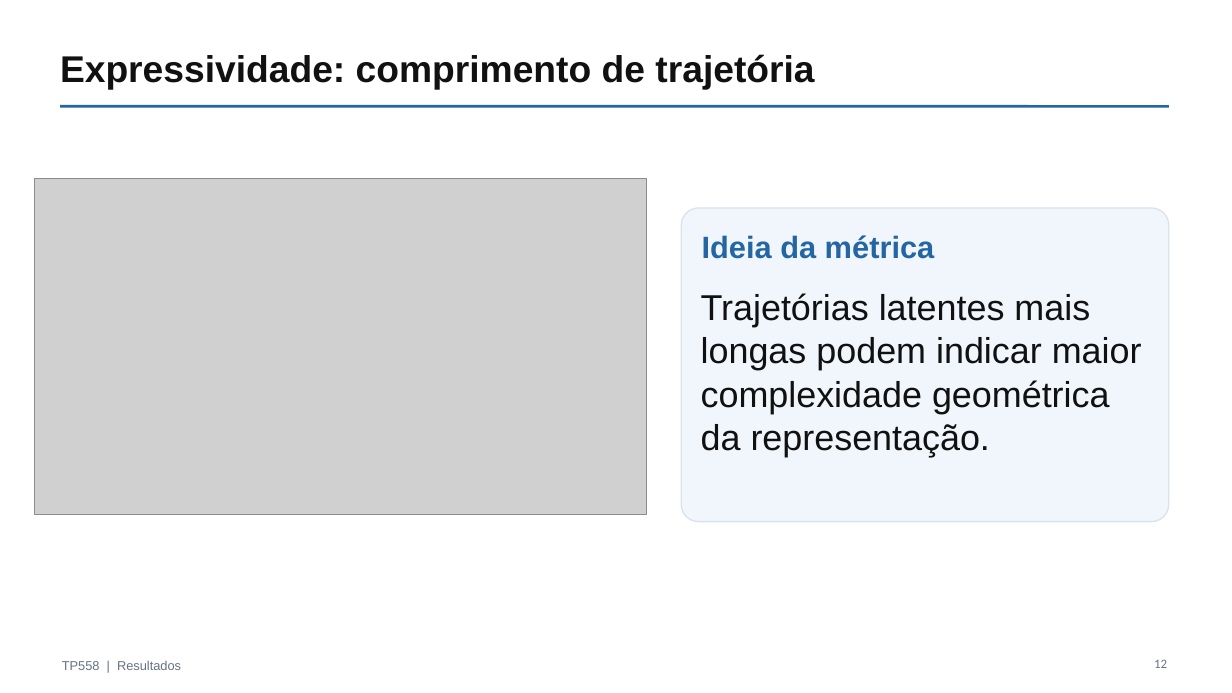
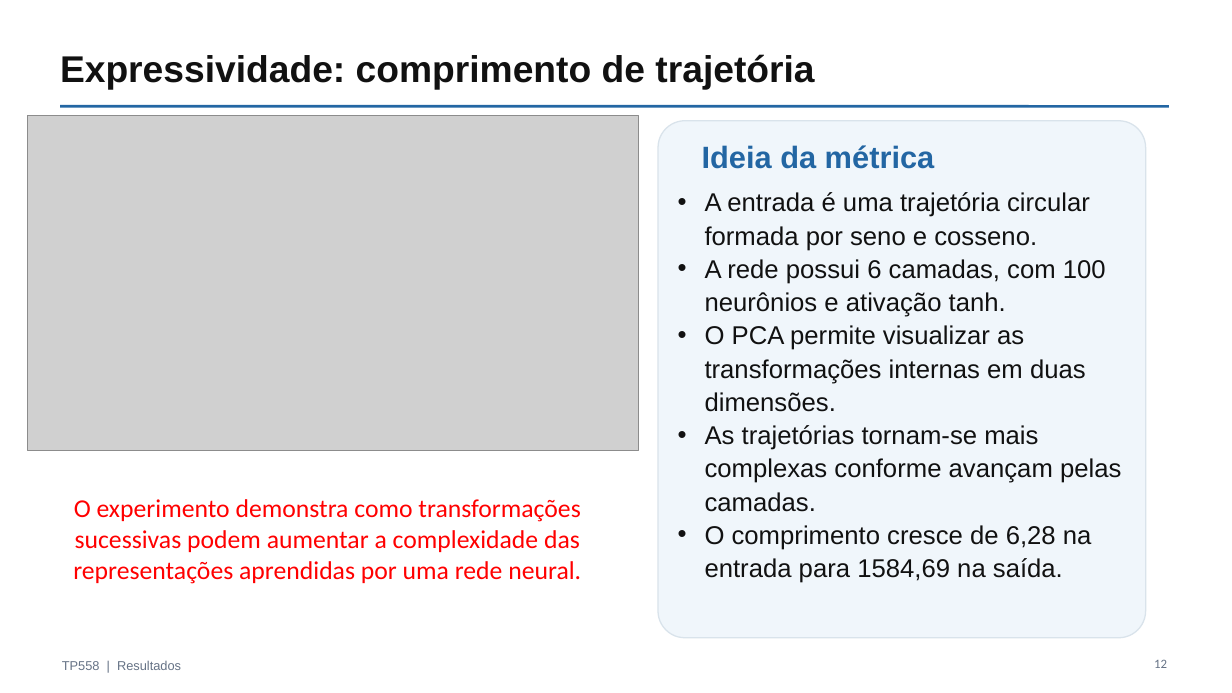
Before and after one commit to joao-roberto-mestrado/TP558, a slide deck: slide 13 of 4°Seminario_Liquid Time-constant Networks/Seminario_LTC_TP558.pptx. Drawn at 1232x693 pixels with LibreOffice and Linux fonts; fonts in the diff are those of the drawing; grey boxes stand for pictures. Boxes give left, top, right and bottom in pixels: in the first picture for what was removed or moved away, otherwise in the second. Text is boxed around its words. In the diff, an @@ line names an element or a change of style, - is before the commit and + after.

```diff
--- a/4°Seminario_Liquid Time-constant Networks/Seminario_LTC_TP558.pptx
+++ b/4°Seminario_Liquid Time-constant Networks/Seminario_LTC_TP558.pptx
@@ picture: place and size @@
-picture at box(35, 178, 647, 514)
+picture at box(28, 116, 640, 451)
@@ rounded rectangle: place and size @@
-rounded rectangle at box(681, 208, 1169, 521)
+rounded rectangle at box(658, 121, 1146, 639)
@@ text "Ideia da métrica": place and size @@
-text "Ideia da métrica" at box(702, 235, 935, 259)
+text "Ideia da métrica" at box(702, 145, 935, 169)
@@ text added at box(705, 192, 1121, 583), 20 pt, text #111111 @@
+• A entrada é uma trajetória circular formada por seno e cosseno.
+• A rede possui 6 camadas, com 100 neurônios e ativação tanh.
+• O PCA permite visualizar as transformações internas em duas dimensões.
+• As trajetórias tornam-se mais complexas conforme avançam pelas camadas.
+• O comprimento cresce de 6,28 na entrada para 1584,69 na saída.
@@ text removed at box(701, 293, 1142, 457) @@
-Trajetórias latentes mais longas podem indicar maior complexidade geométrica da representação.
@@ text added at box(73, 499, 581, 584), 20 pt, text #FF0000 @@
+O experimento demonstra como transformações sucessivas podem aumentar a complexidade das representações aprendidas por uma rede neural.
```
Also in this commit, not shown: 1 other slide changed.
